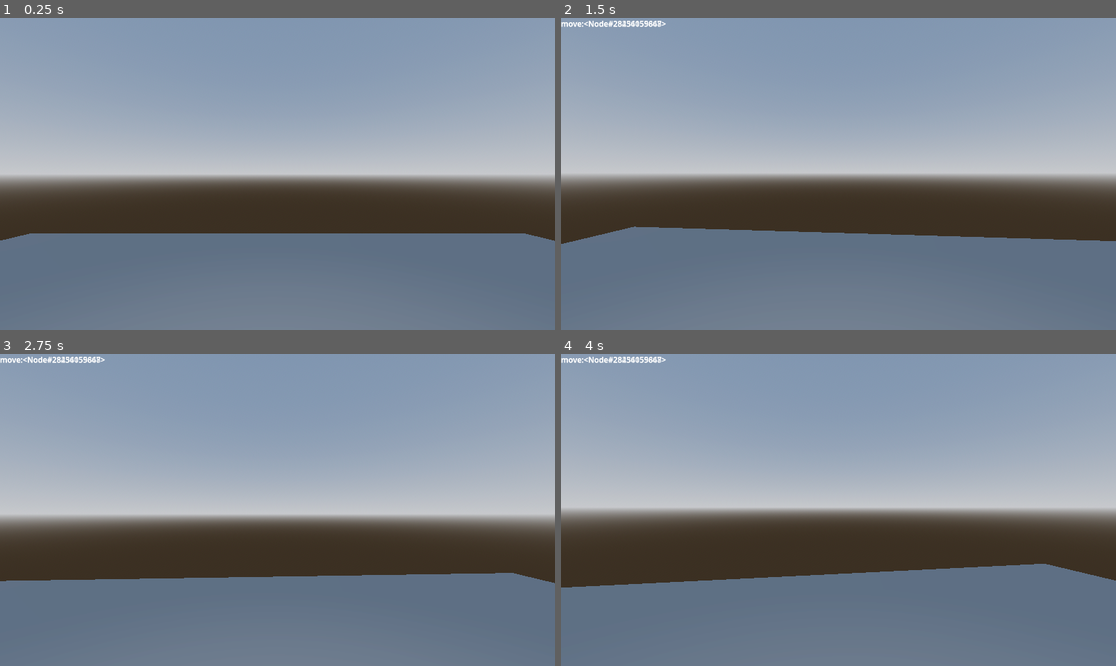
Above: before the commit, frames 1-4 (two rows, left to right).
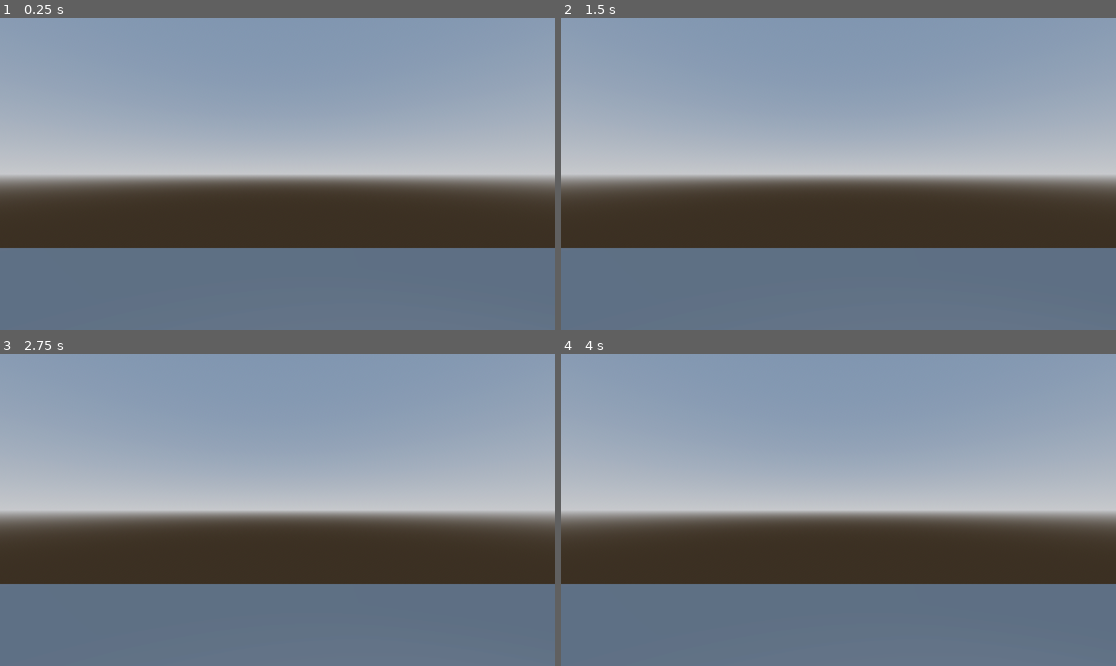
Above: after the commit, the same moments.

Repository: city-high-rider/soulswap
Game: Godot game, scene res://test_level.tscn
The game is run twice, just before and just after one commit, with the same random seed, the same clock (stepped at 60 frames per second) and the same inputs. The project has no main scene, so this scene is started directly.
Inputs (mouse positions are in pixels of both pictures, inside the frame that each line leads up to):
- Up to frame 1 (0.25 s): no input
- Up to frame 2 (1.5 s): tap Enter (ui_accept) at 0.5, 0.77 s; move the mouse to (866, 174) at 0.52 s; hold W (forward) from 0.53 s (still down); move the mouse to (810, 174) at 1.27 s
- Up to frame 3 (2.75 s): keep holding W (forward); tap Enter (ui_accept) at 1.52, 2 s; move the mouse to (288, 503) at 2.02 s
- Up to frame 4 (4 s): keep holding W (forward); tap Enter (ui_accept) at 2.75, 3.02, 3.5, 3.77 s; move the mouse to (832, 516) at 2.77 s; move the mouse to (877, 513) at 3.52 s

The runs differ from the first frame. In frame 1, 4.5% of the frame differs, in the area x 0-100%, y 69-74%; in frame 2, 4.7%; in frame 3, 6.0%, in the area x 0-100%, y 0-74%; in frame 4, 5.7%.

Commit message:
added dummy ghost

Diff:
--- /dev/null
+++ b/dummy_ghost.gd
@@ -0,0 +1,3 @@
+extends Ghost
+
+# this is a ghost that does nothing.
--- /dev/null
+++ b/dummy_ghost.tscn
@@ -0,0 +1,6 @@
+[gd_scene load_steps=2 format=3 uid="uid://4pb4cmdkvqam"]
+
+[ext_resource type="Script" path="res://dummy_ghost.gd" id="1_5x8f5"]
+
+[node name="DummyGhost" type="Node"]
+script = ExtResource("1_5x8f5")
--- a/player/player_body.tscn
+++ b/player/player_body.tscn
@@ -1,10 +1,9 @@
-[gd_scene load_steps=11 format=3 uid="uid://bb3ty1kswqumk"]
+[gd_scene load_steps=10 format=3 uid="uid://bb3ty1kswqumk"]
 
 [ext_resource type="Script" path="res://components/possessable_body.gd" id="1_i6q6v"]
 [ext_resource type="Script" path="res://components/hitbox.gd" id="2_4rdql"]
 [ext_resource type="Script" path="res://components/health_component.gd" id="3_fdlml"]
 [ext_resource type="Script" path="res://components/state_machine.gd" id="4_6reha"]
-[ext_resource type="PackedScene" uid="uid://danr4y7gq7sch" path="res://player_ghost.tscn" id="4_m7fie"]
 [ext_resource type="Script" path="res://player/idle.gd" id="6_xeyt5"]
 [ext_resource type="Script" path="res://player/move.gd" id="7_g40tn"]
 [ext_resource type="Script" path="res://player/Label.gd" id="8_m1f34"]
@@ -17,7 +16,7 @@
 script = ExtResource("1_i6q6v")
 health = NodePath("HealthComponent")
 camera = NodePath("Camera3D")
-ghost = NodePath("PlayerGhost")
+ghost = NodePath("")
 state_machine = NodePath("StateMachine")
 
 [node name="Hitbox" type="CollisionShape3D" parent="." node_paths=PackedStringArray("health_component")]
@@ -37,8 +36,6 @@
 [node name="RayCast3D" type="RayCast3D" parent="Camera3D"]
 target_position = Vector3(0, 0, -20)
 
-[node name="PlayerGhost" parent="." instance=ExtResource("4_m7fie")]
-
 [node name="StateMachine" type="Node" parent="." node_paths=PackedStringArray("initial_state")]
 script = ExtResource("4_6reha")
 initial_state = NodePath("idle")
--- a/test_level.tscn
+++ b/test_level.tscn
@@ -1,6 +1,8 @@
-[gd_scene load_steps=5 format=3 uid="uid://cuna3v5lattg1"]
+[gd_scene load_steps=7 format=3 uid="uid://cuna3v5lattg1"]
 
 [ext_resource type="PackedScene" uid="uid://bb3ty1kswqumk" path="res://player/player_body.tscn" id="1_0ans4"]
+[ext_resource type="PackedScene" uid="uid://danr4y7gq7sch" path="res://player_ghost.tscn" id="2_6lav1"]
+[ext_resource type="PackedScene" uid="uid://4pb4cmdkvqam" path="res://dummy_ghost.tscn" id="2_varnb"]
 
 [sub_resource type="ProceduralSkyMaterial" id="ProceduralSkyMaterial_obdej"]
 sky_horizon_color = Color(0.64625, 0.65575, 0.67075, 1)
@@ -30,8 +32,20 @@
 [node name="floor" type="CSGBox3D" parent="CSGCombiner3D"]
 size = Vector3(14.507, 0.349575, 13.4162)
 
-[node name="PossessableBody" parent="." instance=ExtResource("1_0ans4")]
-transform = Transform3D(1, 0, 0, 0, 1, 0, 0, 0, 1, 0.00222445, 1.33837, -0.72311)
+[node name="PossessableBody" parent="." node_paths=PackedStringArray("ghost") instance=ExtResource("1_0ans4")]
+transform = Transform3D(1, 0, 0, 0, 1, 0, 0, 0, 1, -0.854058, 1.10567, -2.36493)
+ghost = NodePath("../PlayerGhost")
 
-[node name="PossessableBody2" parent="." instance=ExtResource("1_0ans4")]
-transform = Transform3D(1, 0, 0, 0, 1, 0, 0, 0, 1, -3.88872, 1.13674, 0.618661)
+[node name="PossessableBody2" parent="." node_paths=PackedStringArray("ghost") instance=ExtResource("1_0ans4")]
+transform = Transform3D(1, 0, 0, 0, 1, 0, 0, 0, 1, -0.854058, 1.10567, 2.20875)
+ghost = NodePath("DummyGhost")
+
+[node name="DummyGhost" parent="PossessableBody2" instance=ExtResource("2_varnb")]
+
+[node name="PossessableBody3" parent="." node_paths=PackedStringArray("ghost") instance=ExtResource("1_0ans4")]
+transform = Transform3D(1, 0, 0, 0, 1, 0, 0, 0, 1, -4.11301, 1.10567, 2.20875)
+ghost = NodePath("DummyGhost")
+
+[node name="DummyGhost" parent="PossessableBody3" instance=ExtResource("2_varnb")]
+
+[node name="PlayerGhost" parent="." instance=ExtResource("2_6lav1")]
